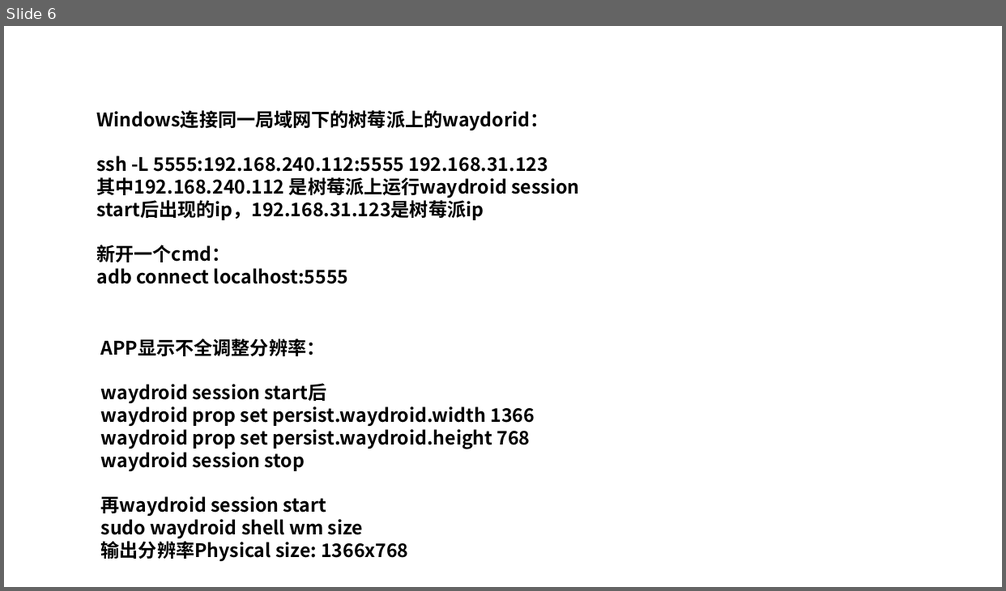
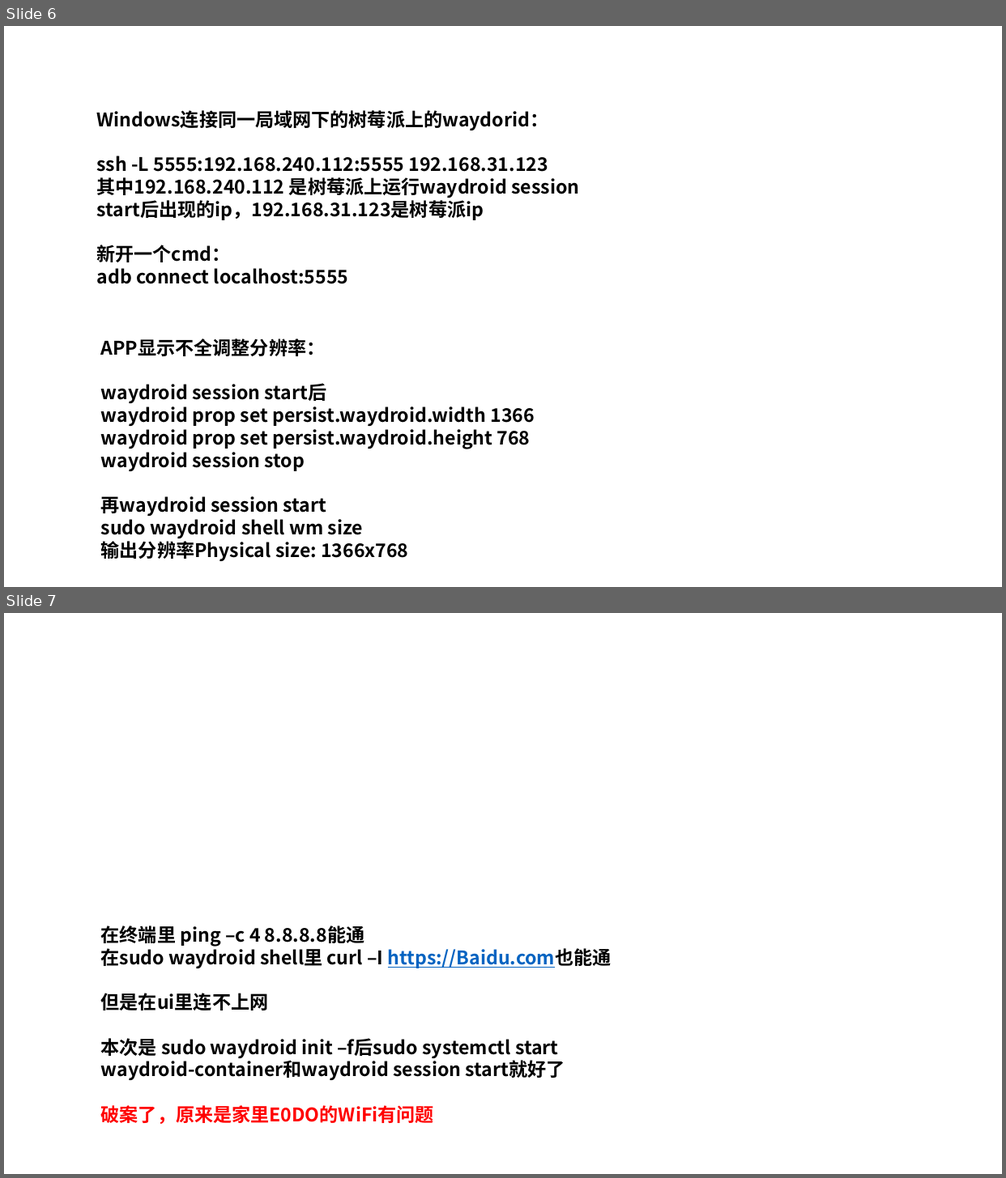
Before and after one commit to 7000qwq/gold, a slide deck: auto_trans.pptx. Shown one above the other, each under a label of ours: slide 6 before the commit, slides 6 and 7 after it. The pictures are 1006x591 and 1006x1178 pixels, drawn with LibreOffice and Linux fonts; fonts in the diff are those of the drawing. Boxes give left, top, right and bottom in pixels: in the first picture for what was removed or moved away, otherwise in the second. Text is boxed around its words. In the diff, an @@ line names an element or a change of style, - is before the commit and + after.

```diff
--- a/auto_trans.pptx
+++ b/auto_trans.pptx
@@ slide 7 added at bbox=[4, 613, 1002, 1174], background #FFFFFF @@
@@ text added at bbox=[101, 926, 612, 1124], 18 pt, text #000000, bold @@
+在终端里 ping –c 4 8.8.8.8能通
+在sudo waydroid shell里 curl –I https://Baidu.com也能通
+但是在ui里连不上网
+本次是 sudo waydroid init –f后sudo systemctl start waydroid-container和waydroid session start就好了
+破案了，原来是家里E0DO的WiFi有问题
```
Also in this commit, not shown: 7 other files.
